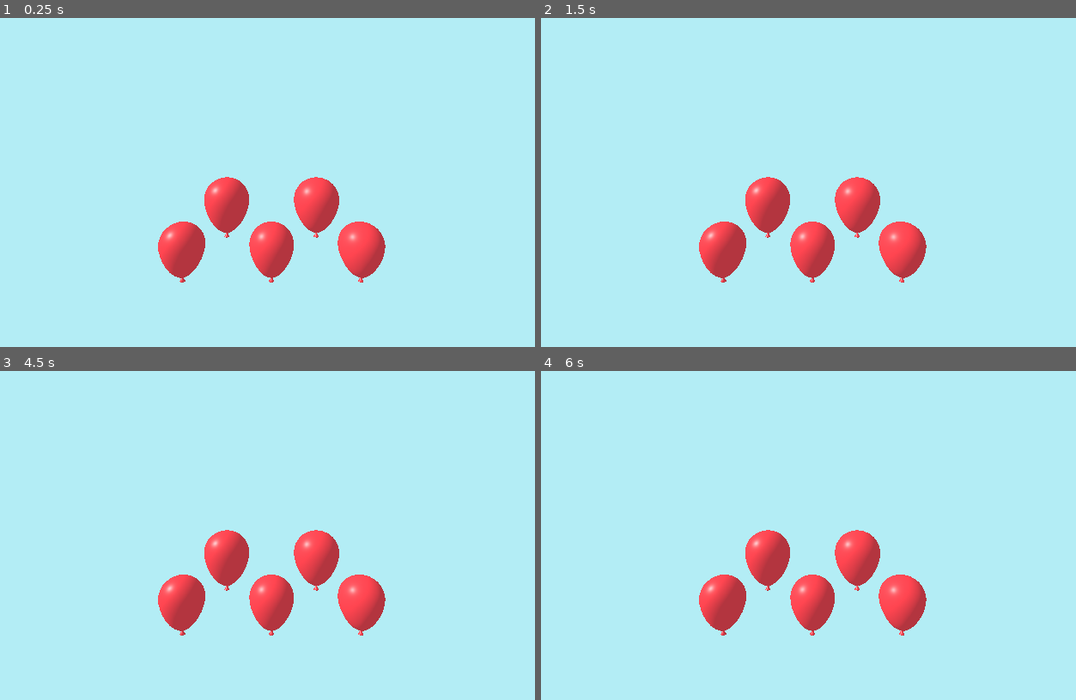
Above: before the commit, frames 1-4 (two rows, left to right).
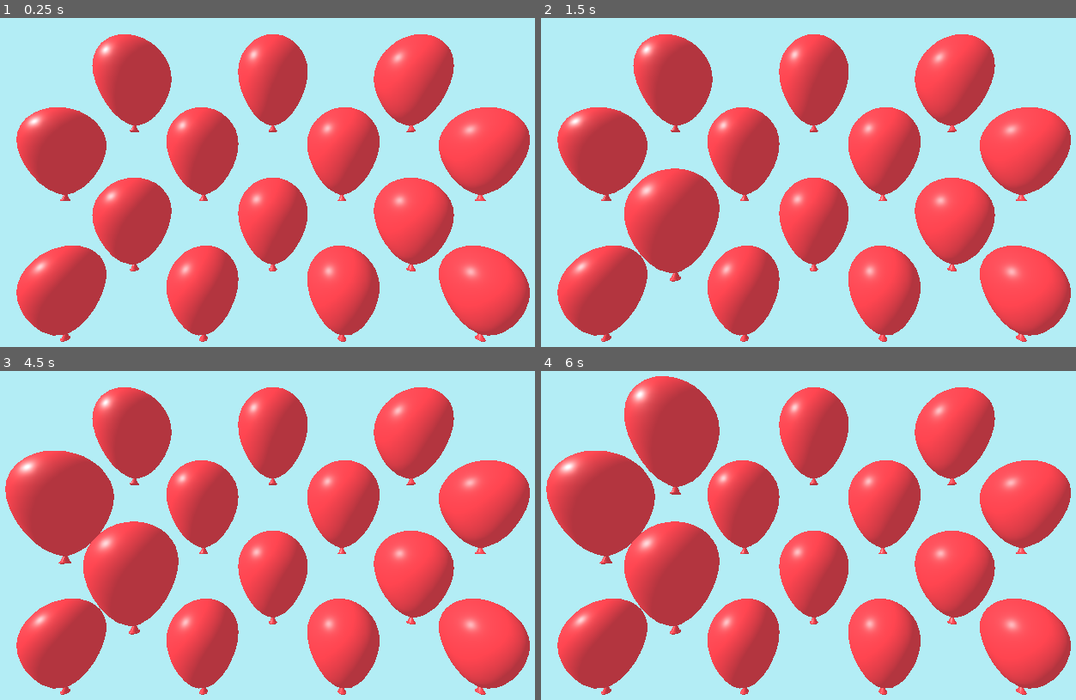
Above: after the commit, the same moments.

Repository: Rambling-Bramble-Blog/Godot-4-Mini-Courses
Game: Godot game, scene res://Balloon Popper/balloon_popper.tscn
The game is run twice, just before and just after one commit, with the same random seed, the same clock (stepped at 60 frames per second) and the same inputs. The project has no main scene, so this scene is started directly.
Inputs (mouse positions are in pixels of both pictures, inside the frame that each line leads up to):
- Up to frame 1 (0.25 s): no input
- Up to frame 2 (1.5 s): tap Enter at 0.5 s; move the mouse to (963, 156) at 0.52 s; click (963, 156) at 0.67 s; tap Space at 1.25 s; drag from (674, 195) to (776, 254) at 1.27 s
- Up to frame 3 (4.5 s): tap Enter at 2, 3.5 s; move the mouse to (337, 443) at 2.02 s; click (337, 443) at 2.17 s; tap Space at 2.75, 4.25 s; drag from (235, 607) to (64, 472) at 2.77 s; move the mouse to (476, 588) at 3.52 s; click (476, 588) at 3.67 s; drag from (64, 472) to (165, 433) at 4.27 s
- Up to frame 4 (6 s): move the mouse to (845, 528) at 5.02 s; click (845, 528) at 5.17 s; drag from (706, 433) to (674, 548) at 5.77 s

The runs differ from the first frame. In frame 1, 45% of the frame differs, in the area x 3-100%, y 4-99%; in frame 2, 47%; in frame 3, 48%; in frame 4, 50%, in the area x 0-100%, y 1-99%.

Commit message:
C: Balloons now pop and increase the score when popped. Part 5

Diff:
--- a/Balloon Popper/balloon.gd
+++ b/Balloon Popper/balloon.gd
@@ -3,6 +3,11 @@
 @export var clicks_to_pop : int = 5
 @export var size_increase : float = 0.2
 @export var score_to_give : int = 1
+
+var manager
+
+func _ready() -> void:
+	manager = $"../.." # Drag and drop the object to get teh relative path
 
 func _on_input_event(camera: Node, event: InputEvent, event_position: Vector3, normal: Vector3, shape_idx: int) -> void:
 	if event is not InputEventMouseButton:
@@ -18,4 +23,5 @@
 	clicks_to_pop -= 1
 
 	if clicks_to_pop == 0:
+		manager.increase_score(score_to_give)
 		queue_free()
--- /dev/null
+++ b/Balloon Popper/balloon_manager.gd
@@ -0,0 +1,7 @@
+extends Node3D
+
+var score :int = 0
+
+func increase_score(amount :int):
+	score += amount
+	print(score)
--- a/Balloon Popper/balloon_popper.tscn
+++ b/Balloon Popper/balloon_popper.tscn
@@ -1,19 +1,17 @@
-[gd_scene load_steps=6 format=3 uid="uid://dpnqpmq88yeow"]
+[gd_scene load_steps=4 format=3 uid="uid://dpnqpmq88yeow"]
 
-[ext_resource type="ArrayMesh" uid="uid://dn41ntnhb7t5u" path="res://Balloon Popper/Balloon.obj" id="1_4t30t"]
-[ext_resource type="Material" uid="uid://ccxkx3ckwecpb" path="res://Balloon Popper/balloon_red.tres" id="1_bxkad"]
-[ext_resource type="Script" uid="uid://cw6mhgnfx1gw5" path="res://Balloon Popper/balloon.gd" id="3_6jol5"]
+[ext_resource type="Script" uid="uid://b73u0jagtibb2" path="res://Balloon Popper/balloon_manager.gd" id="1_hm4d0"]
+[ext_resource type="PackedScene" uid="uid://ywycv7nc6va8" path="res://Balloon Popper/red_balloon.tscn" id="2_bxkad"]
 
 [sub_resource type="Environment" id="Environment_4t30t"]
 background_mode = 1
 background_color = Color(0.70394075, 0.9292994, 0.9599672, 1)
 
-[sub_resource type="CapsuleShape3D" id="CapsuleShape3D_hm4d0"]
-
 [node name="Balloon_Popper_Root" type="Node3D"]
+script = ExtResource("1_hm4d0")
 
 [node name="Camera3D" type="Camera3D" parent="."]
-transform = Transform3D(1, 0, 0, 0, 1, 0, 0, 0, 1, -0.05241251, 1.6748555, 5.634879)
+transform = Transform3D(1, 0, 0, 0, 1, 0, 0, 0, 1, 0.9475875, -0.32514453, 8.634879)
 
 [node name="DirectionalLight3D" type="DirectionalLight3D" parent="."]
 transform = Transform3D(0.6189366, 0.27317587, -0.73640513, 0.47089767, 0.6213246, 0.6262676, 0.6286278, -0.7343914, 0.25592265, 0, 0, 0)
@@ -23,40 +21,44 @@
 
 [node name="Balloons" type="Node3D" parent="."]
 
-[node name="RedBalloon2" type="MeshInstance3D" parent="Balloons"]
-transform = Transform3D(1, 0, 0, 0, 1, 0, 0, 0, 1, -1, 1, 0)
-material_override = ExtResource("1_bxkad")
-mesh = ExtResource("1_4t30t")
-skeleton = NodePath("../RedBalloon/Model")
+[node name="RedBalloon" parent="Balloons" instance=ExtResource("2_bxkad")]
+transform = Transform3D(1, 0, 0, 0, 1, 0, 0, 0, 1, -2, 0, 5)
 
-[node name="RedBalloon3" type="MeshInstance3D" parent="Balloons"]
-material_override = ExtResource("1_bxkad")
-mesh = ExtResource("1_4t30t")
-skeleton = NodePath("../..")
+[node name="RedBalloon2" parent="Balloons" instance=ExtResource("2_bxkad")]
+transform = Transform3D(1, 0, 0, 0, 1, 0, 0, 0, 1, 0, 0, 5)
 
-[node name="RedBalloon4" type="MeshInstance3D" parent="Balloons"]
-transform = Transform3D(1, 0, 0, 0, 1, 0, 0, 0, 1, 1, 1, 0)
-material_override = ExtResource("1_bxkad")
-mesh = ExtResource("1_4t30t")
-skeleton = NodePath("../RedBalloon5")
+[node name="RedBalloon3" parent="Balloons" instance=ExtResource("2_bxkad")]
+transform = Transform3D(1, 0, 0, 0, 1, 0, 0, 0, 1, -1, 1, 5)
 
-[node name="RedBalloon5" type="MeshInstance3D" parent="Balloons"]
-transform = Transform3D(1, 0, 0, 0, 1, 0, 0, 0, 1, 2, 0, 0)
-material_override = ExtResource("1_bxkad")
-mesh = ExtResource("1_4t30t")
-skeleton = NodePath("")
+[node name="RedBalloon4" parent="Balloons" instance=ExtResource("2_bxkad")]
+transform = Transform3D(1, 0, 0, 0, 1, 0, 0, 0, 1, 1, 1, 5)
 
-[node name="RedBalloon" type="Area3D" parent="Balloons"]
-transform = Transform3D(1, 0, 0, 0, 1, 0, 0, 0, 1, -2, 0, 0)
-script = ExtResource("3_6jol5")
+[node name="RedBalloon5" parent="Balloons" instance=ExtResource("2_bxkad")]
+transform = Transform3D(1, 0, 0, 0, 1, 0, 0, 0, 1, 2, 0, 5)
 
-[node name="Model" type="MeshInstance3D" parent="Balloons/RedBalloon"]
-material_override = ExtResource("1_bxkad")
-mesh = ExtResource("1_4t30t")
-skeleton = NodePath("../../..")
+[node name="RedBalloon6" parent="Balloons" instance=ExtResource("2_bxkad")]
+transform = Transform3D(1, 0, 0, 0, 1, 0, 0, 0, 1, 3, 1, 5)
 
-[node name="CollisionShape3D" type="CollisionShape3D" parent="Balloons/RedBalloon"]
-transform = Transform3D(1, 0, 0, 0, 0.6, 0, 0, 0, 1, 0, 0, 0)
-shape = SubResource("CapsuleShape3D_hm4d0")
+[node name="RedBalloon7" parent="Balloons" instance=ExtResource("2_bxkad")]
+transform = Transform3D(1, 0, 0, 0, 1, 0, 0, 0, 1, -1, -1, 5)
 
-[connection signal="input_event" from="Balloons/RedBalloon" to="Balloons/RedBalloon" method="_on_input_event"]
+[node name="RedBalloon8" parent="Balloons" instance=ExtResource("2_bxkad")]
+transform = Transform3D(1, 0, 0, 0, 1, 0, 0, 0, 1, 1, -1, 5)
+
+[node name="RedBalloon9" parent="Balloons" instance=ExtResource("2_bxkad")]
+transform = Transform3D(1, 0, 0, 0, 1, 0, 0, 0, 1, 3, -1, 5)
+
+[node name="RedBalloon10" parent="Balloons" instance=ExtResource("2_bxkad")]
+transform = Transform3D(1, 0, 0, 0, 1, 0, 0, 0, 1, 4, -2, 5)
+
+[node name="RedBalloon11" parent="Balloons" instance=ExtResource("2_bxkad")]
+transform = Transform3D(1, 0, 0, 0, 1, 0, 0, 0, 1, 2, -2, 5)
+
+[node name="RedBalloon12" parent="Balloons" instance=ExtResource("2_bxkad")]
+transform = Transform3D(1, 0, 0, 0, 1, 0, 0, 0, 1, 4, 0, 5)
+
+[node name="RedBalloon13" parent="Balloons" instance=ExtResource("2_bxkad")]
+transform = Transform3D(1, 0, 0, 0, 1, 0, 0, 0, 1, 0, -2, 5)
+
+[node name="RedBalloon14" parent="Balloons" instance=ExtResource("2_bxkad")]
+transform = Transform3D(1, 0, 0, 0, 1, 0, 0, 0, 1, -2, -2, 5)
--- /dev/null
+++ b/Balloon Popper/red_balloon.tscn
@@ -0,0 +1,21 @@
+[gd_scene load_steps=5 format=3 uid="uid://ywycv7nc6va8"]
+
+[ext_resource type="Script" uid="uid://cw6mhgnfx1gw5" path="res://Balloon Popper/balloon.gd" id="1_f7qrx"]
+[ext_resource type="Material" uid="uid://ccxkx3ckwecpb" path="res://Balloon Popper/balloon_red.tres" id="2_o81jg"]
+[ext_resource type="ArrayMesh" uid="uid://dn41ntnhb7t5u" path="res://Balloon Popper/Balloon.obj" id="3_b8slv"]
+
+[sub_resource type="CapsuleShape3D" id="CapsuleShape3D_hm4d0"]
+
+[node name="RedBalloon" type="Area3D"]
+script = ExtResource("1_f7qrx")
+
+[node name="Model" type="MeshInstance3D" parent="."]
+material_override = ExtResource("2_o81jg")
+mesh = ExtResource("3_b8slv")
+skeleton = NodePath("../../..")
+
+[node name="CollisionShape3D" type="CollisionShape3D" parent="."]
+transform = Transform3D(1, 0, 0, 0, 0.6, 0, 0, 0, 1, 0, 0, 0)
+shape = SubResource("CapsuleShape3D_hm4d0")
+
+[connection signal="input_event" from="." to="." method="_on_input_event"]
Not shown, added: Balloon Popper/balloon_manager.gd.uid
